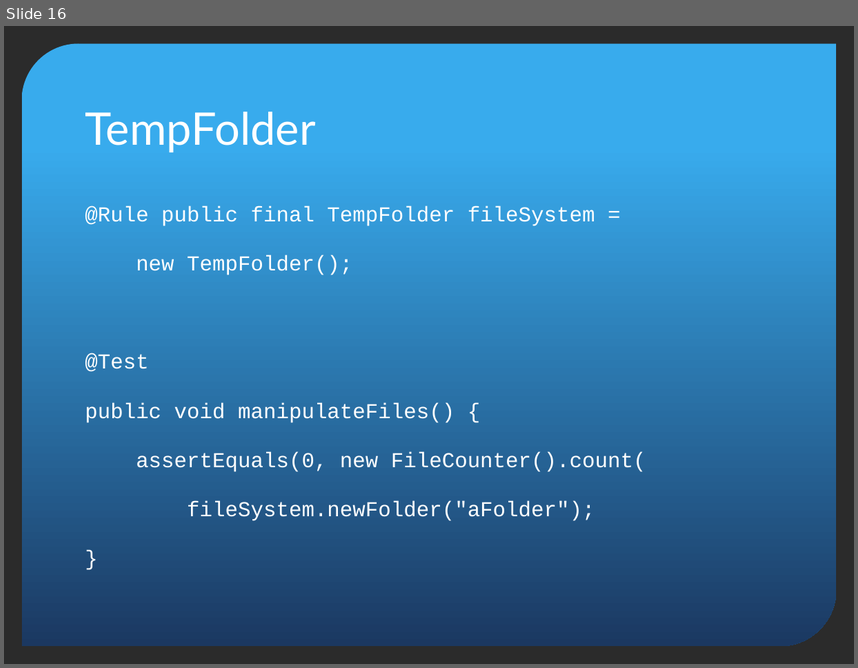
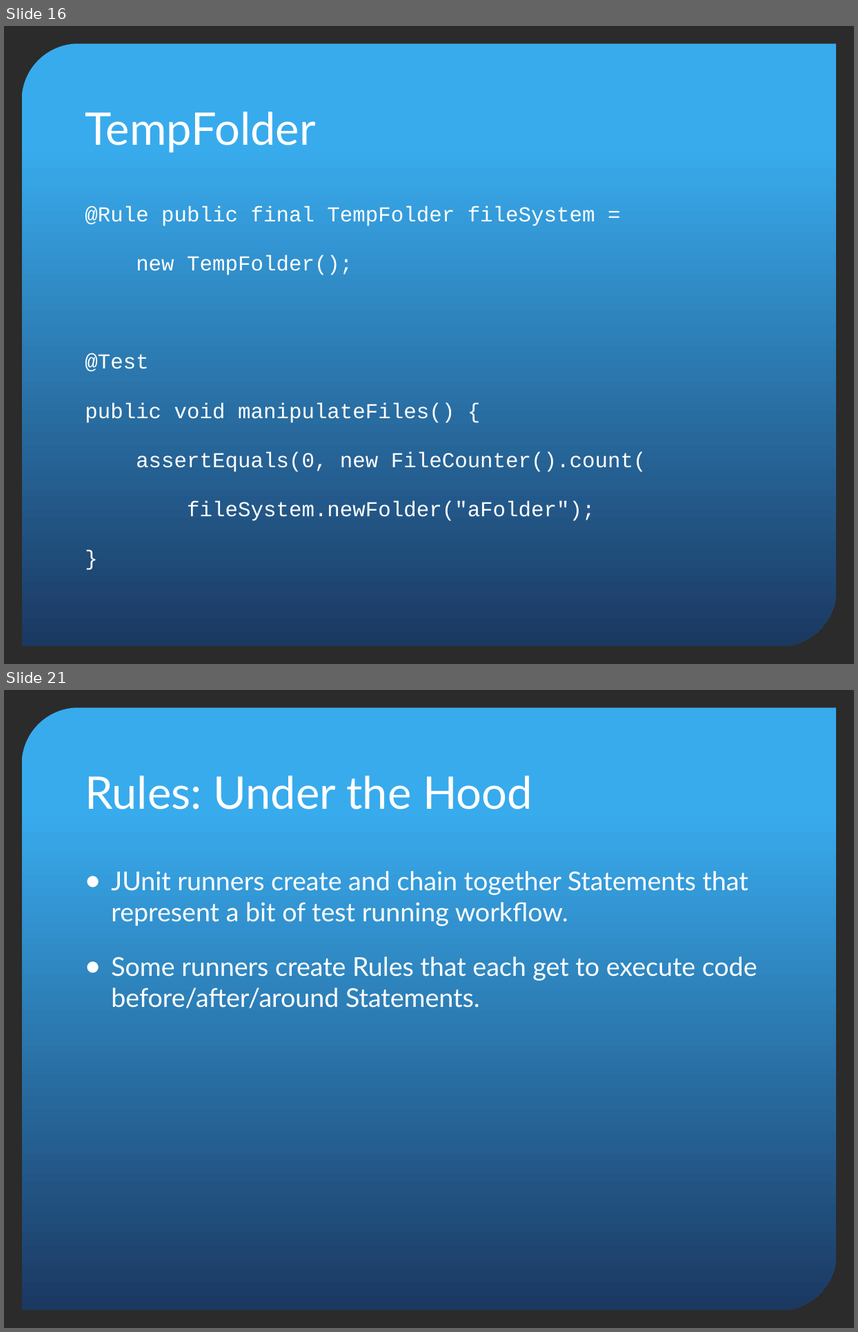
Before and after one commit to pholser/bending-junit, a slide deck: bending-junit.pptx. Shown one above the other, each under a label of ours: slide 16 before the commit, slides 16 and 21 after it; the slides between them are not shown. The pictures are 858x668 and 858x1332 pixels, drawn with LibreOffice and Linux fonts; fonts in the diff are those of the drawing; background and template pictures are left out; a plain dark background stands for a picture behind light text. Boxes give left, top, right and bottom in pixels: in the first picture for what was removed or moved away, otherwise in the second. Text is boxed around its words. In the diff, an @@ line names an element or a change of style, - is before the commit and + after.

```diff
--- a/bending-junit.pptx
+++ b/bending-junit.pptx
@@ slide 21 added at (4,690,854,1328), background picture (left out); not listed: 1 template element that a slide beside it also shows @@
@@ title added at (85,776,533,809), 38 pt, text #FFFFFF @@
+Rules: Under the Hood
@@ text added at (111,871,757,1008), 22 pt, text #FFFFFF @@
+● JUnit runners create and chain together Statements that represent a bit of test running workflow.
+● Some runners create Rules that each get to execute code before/after/around Statements.
```
Also in this commit, not shown: 19 other slides added.
